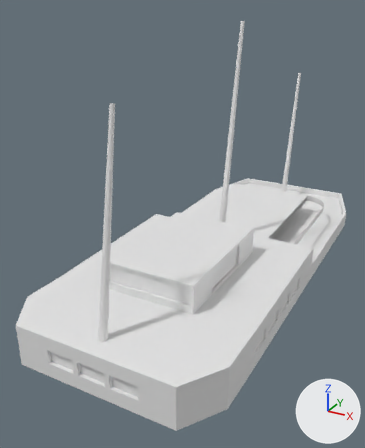
One commit to the FBX model Assets/Models/BoatTop.fbx: the scene before it, then after it.
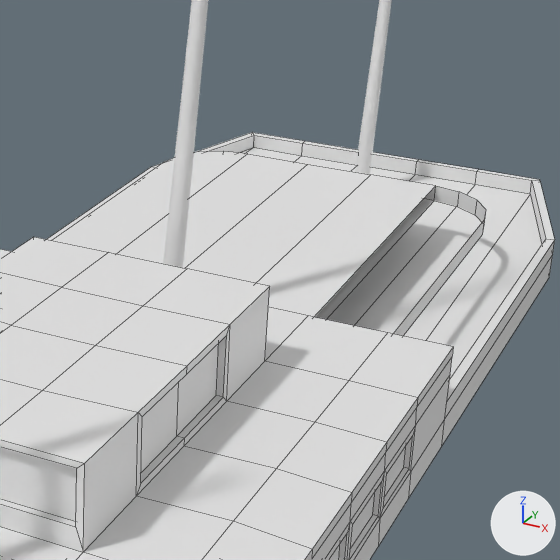
Old and new are each drawn whole from a 50 mm camera at (20.4, -105.5, 52.6) aimed at (-22.9, -26.8, 13.2) and again close up on the part from 45% to 95% of the width and 30% to 71% of the height. Every picture has the same lights, and +X, +Y and +Z are marked at lower right. The close-ups show mesh edges as thin lines. Where no turn or scale is listed for an object, it has been applied to the vertices. Vertices at the same position are counted once.

The first close-up shows 'Botttom', 'Ground', 'PanelTop', 'Pillars', 'WindowBorders', 'WindowGlass'.
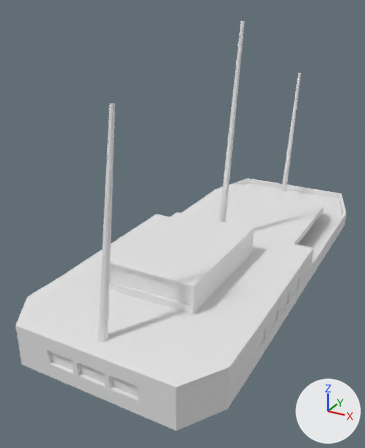
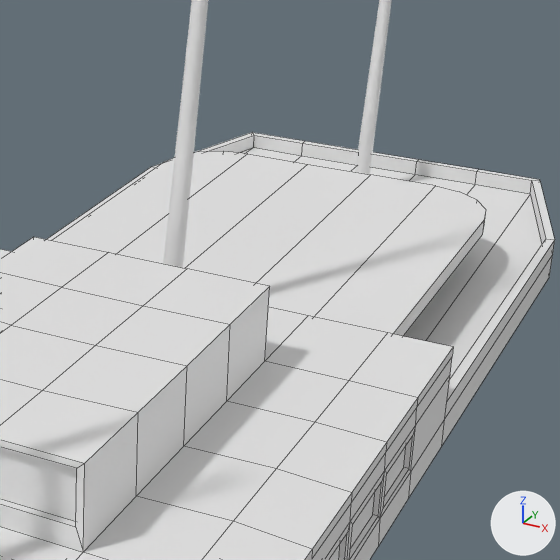
Location of each change, [x1, y1, x2, y2] in pixels of the close-ups (560 x 560 px; the box of a moved part takes in the faces that stretch with it):
'Botttom', reshaped: before [0, 199, 553, 560]; after [0, 237, 553, 560]
'WindowGlass', reshaped: before [0, 343, 406, 560]; after [0, 446, 406, 560]
'WindowBorders', reshaped: before [0, 325, 416, 560]; after [0, 425, 416, 560]
part 1 of me_cube_009, added: after [136, 325, 230, 496]
part 2 of me_cube_011, added: after [315, 186, 486, 334]
part 3 of me_cube_011, moved or reshaped: [52, 151, 246, 254] in both
part 4 of me_cube_012, deleted: before [136, 325, 230, 496]
part 5 of me_cube_013, deleted: before [141, 343, 219, 472]

What the commit changed:
me_cube_009 has 237 vertices, 183 faces and spans x -35.3..0.2, y -62.9..27.7, z -1.1..11.4.
me_cube_009 is used by ob_botttom; location (0.0, 0.0, 2.99).
Verts and faces of me_cube_009; kept vertices keep their numbers, new ones are numbered from 237.
Before the commit, vertices of me_cube_009: 84 (-4.0, -16.6, 4.2), 94 (-9.3, -16.6, 4.2), 113 (-9.3, 13.1, 4.2) at pixel (434, 200), 114 (-4.0, 7.7, 4.2) at pixel (482, 234), 115 (-7.3, 12.6, 4.2) at pixel (457, 206).
Before the commit, vertices of me_cube_009: 116 (-5.6, 11.5, 4.2) at pixel (475, 215), 117 (-4.4, 9.7, 4.2) at pixel (484, 224), 217 (-9.3, -30.2, 6.2) at pixel (226, 401), 218 (-9.3, -36.2, 6.3) at pixel (183, 446), 219 (-9.3, -42.3, 6.3) at pixel (136, 496).
Before the commit, vertices of me_cube_009: 223 (-9.3, -30.2, 11.2) at pixel (230, 324), 224 (-9.3, -36.2, 11.3) at pixel (187, 365), 225 (-9.3, -42.3, 11.3) at pixel (138, 412).
Part 1, on me_cube_009:
New faces: (84, 94, 113, 115, 116, 117, 114), (218, 224, 225, 219), (217, 223, 224, 218).
me_cube_013 has 64 vertices, 18 faces and spans x -34.9..-0.1, y -62.4..-24.4, z 1.3..10.9.
me_cube_013 is used by ob_windowglass; location (0.0, 0.0, 2.99).
me_cube_013 part 5: the loose piece of 6 vertices spanning x -9.8, y -41.8..-30.7, z 6.7..10.8 is deleted.
me_cube_012 has 168 vertices, 120 faces and spans x -35.3..0.2, y -62.9..-23.9, z 0.8..11.3.
me_cube_012 is used by ob_windowborders; location (0.0, 0.0, 2.99).
me_cube_012 part 4: the loose piece of 18 vertices spanning x -9.8..-9.3, y -42.3..-30.2, z 6.2..11.3 is deleted.
me_cube_011 has 74 vertices, 39 faces and spans x -35.3..0.2, y -62.9..13.1, z 4.0..5.5.
me_cube_011 is used by ob_paneltop; location (0.0, 0.0, 2.99).
Verts and faces of me_cube_011; kept vertices keep their numbers, new ones are numbered from 74.
Before the commit, vertices of me_cube_011: 16 (-4.0, -16.6, 5.5), 26 (-9.3, -16.6, 5.5), 32 (-9.3, 13.1, 5.5) at pixel (435, 185), 43 (-4.0, 7.7, 5.5) at pixel (484, 219), 44 (-4.4, 9.7, 5.5) at pixel (486, 209).
Before the commit, vertices of me_cube_011: 45 (-5.6, 11.5, 5.5) at pixel (477, 200), 46 (-7.3, 12.6, 5.5) at pixel (459, 191).
Before the commit, vertices of me_cube_011: 17 (-31.0, -16.6, 5.5), 27 (-25.7, -16.6, 5.5), 30 (-25.7, 13.1, 4.2), 33 (-25.7, 13.1, 5.5) at pixel (247, 153), 39 (-25.7, 13.1, 4.2).
Before the commit, vertices of me_cube_011: 42 (-27.7, 12.6, 4.2), 47 (-25.7, 13.1, 5.5) at pixel (247, 153), 48 (-31.0, 7.7, 5.5) at pixel (164, 161), 49 (-27.7, 12.6, 5.5) at pixel (223, 151), 50 (-29.4, 11.5, 5.5) at pixel (199, 151).
Before the commit, vertices of me_cube_011: 51 (-30.6, 9.7, 5.5).
Part 2, on me_cube_011:
New faces: (16, 43, 44, 45, 46, 32, 26).
Part 3, on me_cube_011:
Vertices deleted: 39, 47 (with the faces that use them).
New faces: (17, 27, 33, 49, 50, 51, 48), (30, 42, 49, 33).
